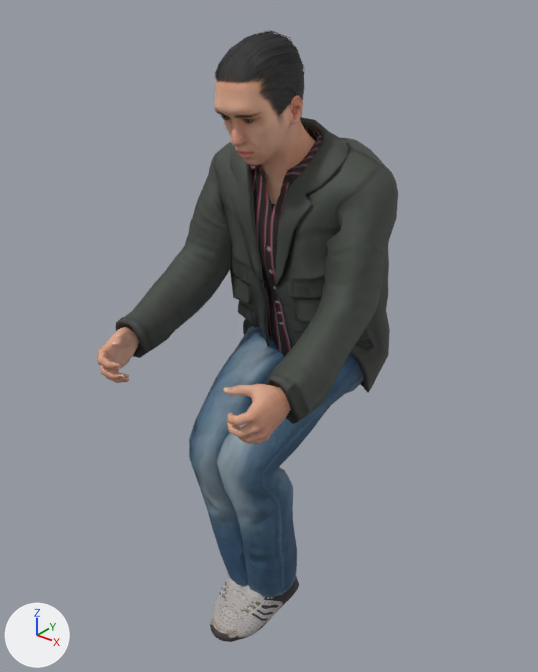
The glTF model assets/personaggi/realistici/sella-media/uomo-03.glb as it was, and as the next commit left it.
Before and after are seen from a 50 mm lens placed at (0.975, -1.437, 1.55), pointed at (-0.013, -0.203, 0.785). The lights are fixed; the arrows at lower left show +X, +Y and +Z. The picture after the commit comes second. Vertices at exactly the same position are counted once.

In view in the first picture: 'Human', 'Human.male_casualsuit05', 'Human.shoes05', 'Human.short04'.
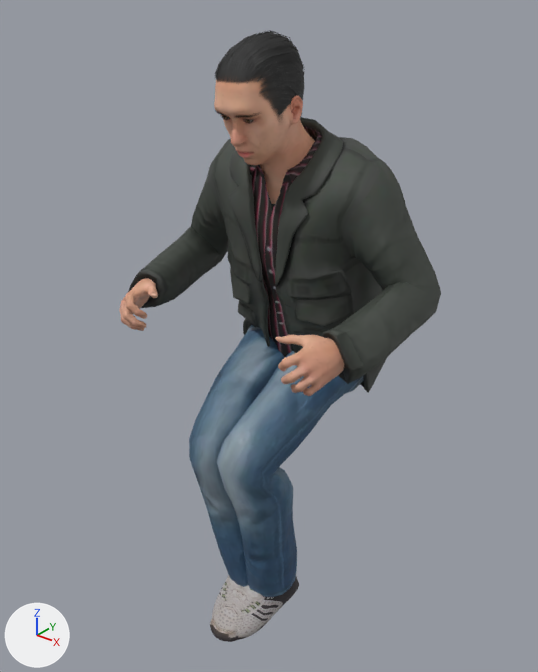
Edits to the scene script, one JSON object a line:
```json
{"block": "me_base_002", "where": "# used by ob_human; location = (0.0, 0.0, -0.207)"}
{"op": "remove", "block": "me_base_002", "code": "me_base_002.from_pydata(...)  # 7992 vertices, 15816 faces; spans x -0.241..0.241, y -0.561..-0.078, z 0.407..1.653"}
{"op": "add", "block": "me_base_002", "code": "me_base_002.from_pydata(...)  # 7992 vertices, 15816 faces; spans x -0.307..0.307, y -0.45..-0.079, z 0.407..1.653"}
{"block": "me_base_002", "change": "me_base_002 part 1: the loose piece of 1689 vertices spanning x -0.241..-0.148, y -0.561..-0.382, z 0.944..1.064 is multiplied about its middle by the matrix ((0.891, -0.316, 0.325), (0.227, 0.932, 0.283), (-0.393, -0.178, 0.902)), then moved by (-0.052, 0.106, 0.07)"}
{"block": "me_base_002", "change": "me_base_002 part 2: the loose piece of 1689 vertices spanning x 0.148..0.241, y -0.561..-0.382, z 0.944..1.064 is multiplied about its middle by the matrix ((0.891, 0.316, -0.325), (-0.227, 0.932, 0.283), (0.393, -0.178, 0.902)), then moved by (0.052, 0.106, 0.07)"}
{"block": "me_base_002", "change": "other edits to the shape of me_base_002 do not show in these pictures"}
{"block": "me_male_casualsuit05", "where": "# used by ob_human_male_casualsuit05; location = (0.0, 0.0, -0.207)"}
{"op": "remove", "block": "me_male_casualsuit05", "code": "me_male_casualsuit05.from_pydata(...)  # 3195 vertices, 5996 faces; spans x -0.269..0.269, y -0.466..0.103, z 0.303..1.482"}
{"op": "add", "block": "me_male_casualsuit05", "code": "me_male_casualsuit05.from_pydata(...)  # 3195 vertices, 5996 faces; spans x -0.353..0.353, y -0.427..0.103, z 0.303..1.482"}
{"block": "me_male_casualsuit05", "change": "me_male_casualsuit05 part 3: 1379 of 3195 vertices moved; they spanned x -0.269..0.269, y -0.466..0.047, z 0.958..1.462 and now span x -0.353..0.353, y -0.363..0.047, z 1.033..1.462; mean shift (0.0, 0.041, 0.016); largest move (0.177, -0.192, 1.072) -> (0.297, -0.075, 1.083)"}
```

Boxes [x1, y1, x2, y2] around the edits, measured in the pictures (538 x 672 px; the box of a moved part takes in the faces that stretch with it):
```json
{"object": "Human.male_casualsuit05", "change": "reshaped", "before": [115, 117, 398, 597], "after": [128, 117, 441, 597], "on screen": "11% wider"}
{"object": "Human", "change": "reshaped", "before": [97, 79, 315, 444], "after": [119, 79, 344, 396]}
{"part": 1, "of": "me_base_002", "change": "moved or reshaped", "before": [97, 327, 139, 383], "after": [119, 278, 158, 331]}
{"part": 2, "of": "me_base_002", "change": "moved or reshaped", "before": [224, 384, 291, 444], "after": [275, 335, 344, 396]}
{"part": 3, "of": "me_male_casualsuit05", "change": "moved or reshaped", "before": [115, 137, 398, 424], "after": [128, 137, 441, 384]}
```
